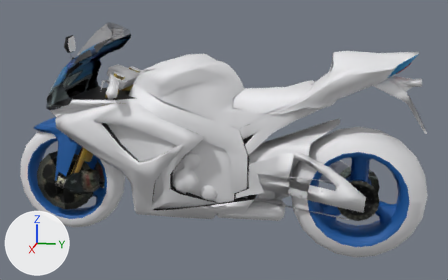
Two versions of the glTF model public/models/bikes/suzuki.glb, one commit apart.
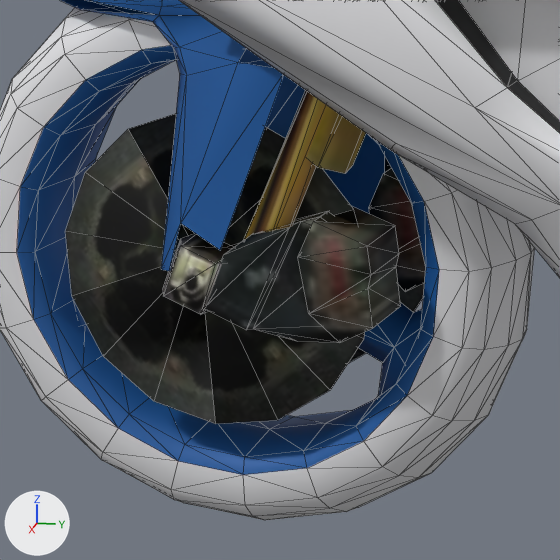
The first picture shows the older version from a camera (50 mm lens) standing at (3.39, 0.78, 1.01) and looking at (-0.01, 0.1, 0.16). The close-ups show the older and then the newer version on the part from 5% to 29% of the width and 46% to 84% of the height of that picture. Only the edits that show in the close-ups are written down. Arrows for +X, +Y and +Z are at lower left; the lights stay in place. The close-ups show mesh edges as thin lines. Where no turn or scale is listed for an object, it has been applied to the vertices. Vertices at exactly the same position are counted once.

Objects in the first close-up: 'body', 'wheel_F'.
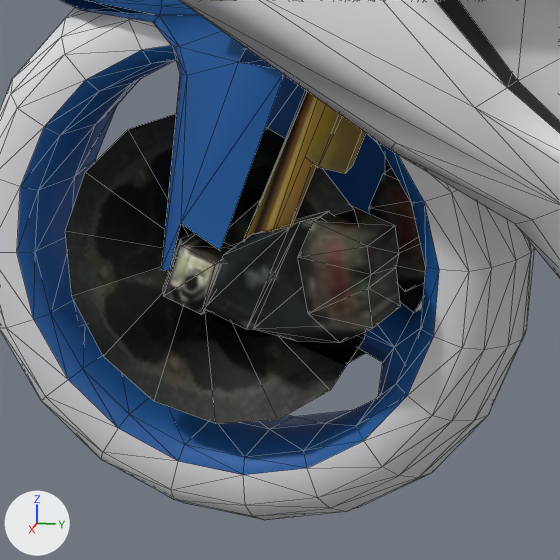
Where the newer file only moved an object's origin or applied its transform, the numbers keep the older frame.

Boxes [x1, y1, x2, y2] around the edits, measured in the close-ups (560 x 560 px; the box of a moved part takes in the faces that stretch with it):
part 1 of me_mesh_1, moved or reshaped (mostly hidden before): before [349, 157, 425, 363]; after [65, 114, 365, 424]
part 2 of me_mesh_1, moved or reshaped: before [65, 114, 365, 424]; after [103, 157, 425, 424]

Edits to the bpy script that builds the scene:
```text
Change me_mesh_1:
    where me_mesh_1.from_pydata(...)  # 327 vertices, 582 faces; spans x -0.129..0.126, y -0.336..0.336, z -0.336..0.336
    used by ob_wheel_f; location = (-0.015, -0.837, -0.103)
    me_mesh_1 part 1: 28 of 327 vertices moved; they spanned x -0.129..-0.071, y -0.18..0.187, z -0.186..0.182 and now span x -0.129..0.126, y -0.18..0.187, z -0.186..0.182; mean shift (0.107, 0.002, 0.006); largest move (-0.073, -0.095, 0.156) -> (0.126, 0.064, -0.176)
    me_mesh_1 part 2: 16 of 327 vertices moved; they spanned x 0.119..0.126, y -0.18..0.187, z -0.186..0.182 and now span x -0.073..0.126, y -0.18..0.187, z -0.186..0.182; mean shift (-0.187, -0.004, -0.011); largest move (0.126, -0.151, 0.103) -> (-0.073, 0.173, -0.073)
```
